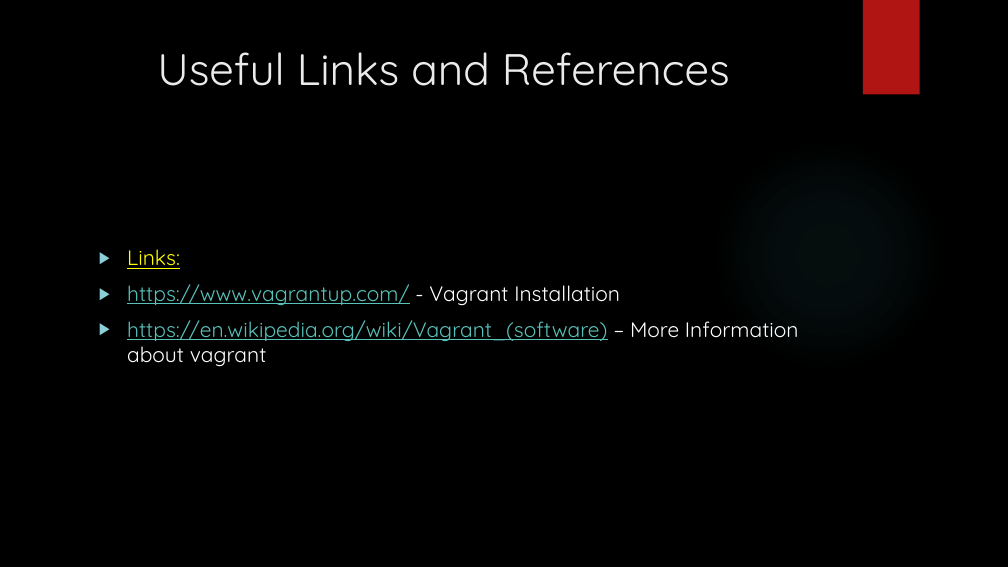
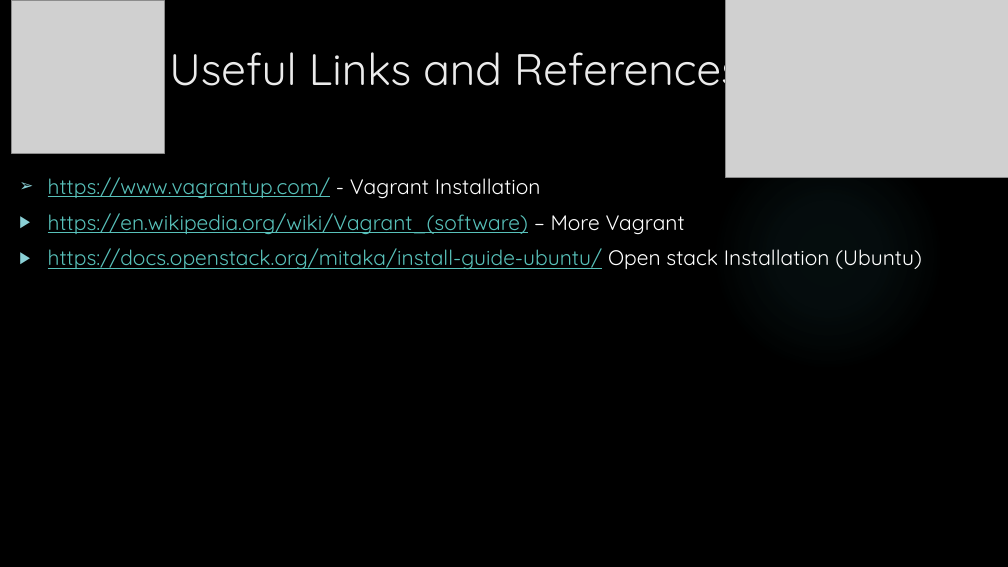
Before and after one commit to pptaj/ADS_Presentation, a slide deck: slide 9 of ADS_Presentation.pptx (slide 6 before the commit). Drawn at 1008x567 pixels with LibreOffice and Linux fonts; fonts in the diff are those of the drawing; grey boxes stand for pictures; background and template pictures are left out. Boxes give left, top, right and bottom in pixels: in the first picture for what was removed or moved away, otherwise in the second. Text is boxed around its words. In the diff, an @@ line names an element or a change of style, - is before the commit and + after.

Commit message:
ads

```diff
--- a/ADS_Presentation.pptx
+++ b/ADS_Presentation.pptx
@@ picture added at (11, 1, 164, 154) @@
@@ picture added at (726, 0, 1008, 178) @@
@@ title "Useful Links and References" rewrapped from (157, 52, 730, 86) to (169, 39, 742, 97) @@
@@ text "https://www.vagrantup.com/ - Vagrant Installation": place and size @@
-text "https://www.vagrantup.com/ - Vagrant Installation" at (127, 249, 799, 367)
+text "https://www.vagrantup.com/ - Vagrant Installation" at (48, 177, 922, 269)
@@ text at (48, 177, 541, 199): bullet ▶ to ➢ @@
@@ text at (48, 213, 922, 269): text changed @@
-▶ https://en.wikipedia.org/wiki/Vagrant_(software) – More Information about vagrant
+▶ https://en.wikipedia.org/wiki/Vagrant_(software) – More Vagrant
+▶ https://docs.openstack.org/mitaka/install-guide-ubuntu/ Open stack Installation (Ubuntu)
@@ text at (127, 249, 180, 269): paragraph removed @@
-▶ Links:
```
Also in this commit, not shown: 4 other slides changed, 6 slides added, 2 slides removed.
